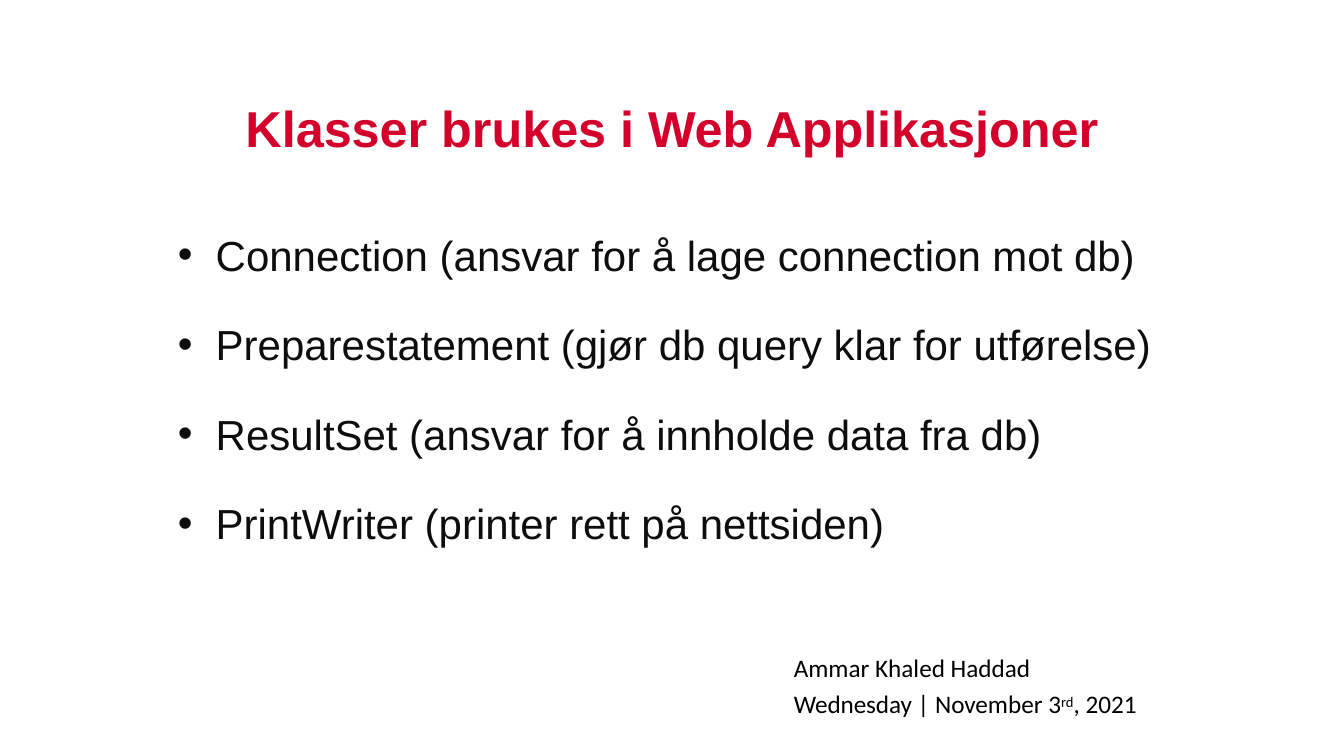
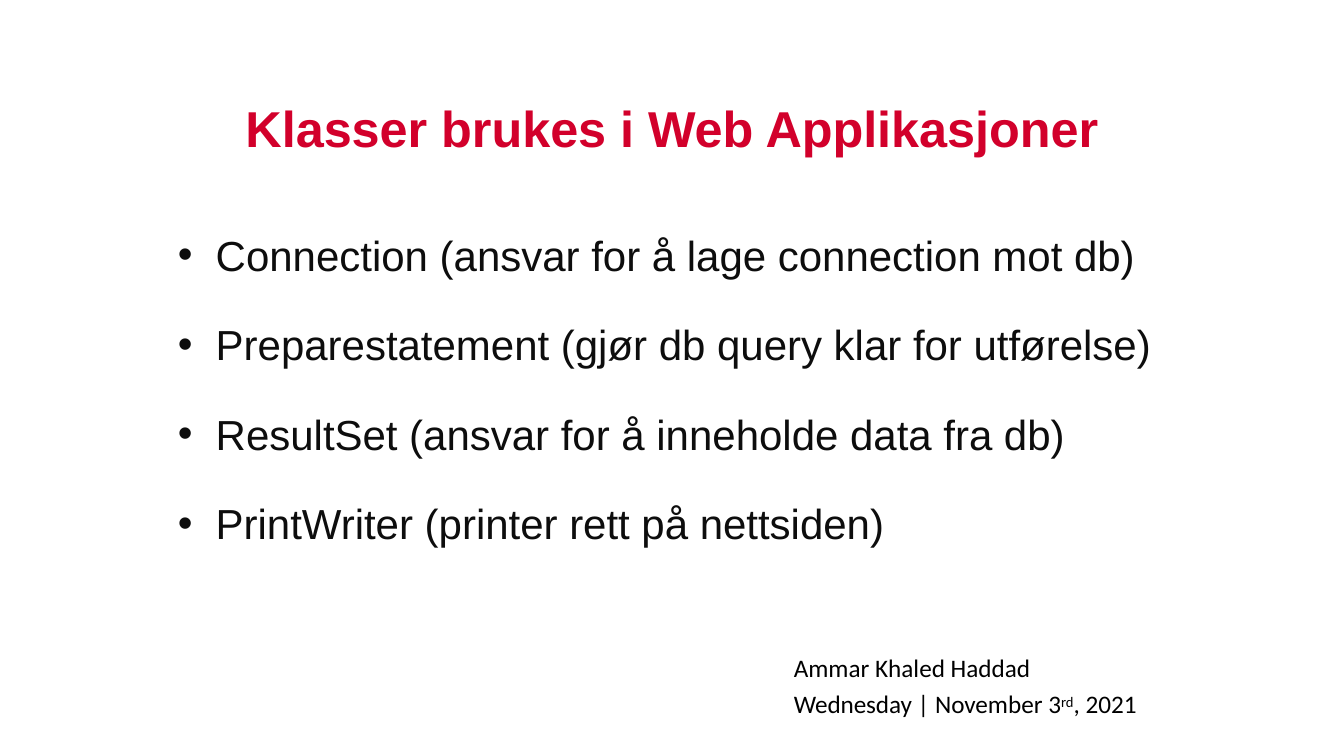
Before and after one commit to vikhok/EkstraForelesninger, a slide deck: slide 7 of Forelesning 3.pptx. Drawn at 1344x756 pixels with LibreOffice and Linux fonts; fonts in the diff are those of the drawing; background and template pictures are left out. Boxes give left, top, right and bottom in pixels: in the first picture for what was removed or moved away, otherwise in the second. Text is boxed around its words. In the diff, an @@ line names an element or a change of style, - is before the commit and + after.

```diff
--- a/Forelesning 3.pptx
+++ b/Forelesning 3.pptx
@@ subtitle at (216, 416, 1065, 458): text changed @@
-• ResultSet (ansvar for å innholde data fra db)
+• ResultSet (ansvar for å inneholde data fra db)
```
Also in this commit, not shown: 1 other slide changed, 29 other files.
